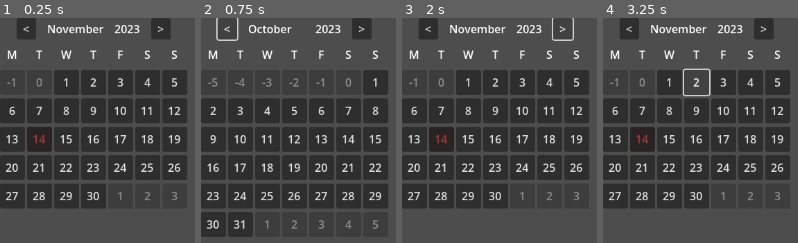
Above: before the commit, frames 1-4 (left to right).
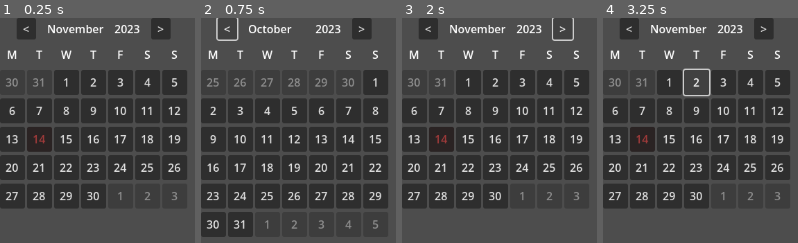
Above: after the commit, the same moments.

Repository: Arctia/Godot-4.1-CalendarAgenda-Addon
Game: Godot game, scene res://src/calendar.tscn
The game is run twice, just before and just after one commit, with the same random seed, the same clock (stepped at 60 frames per second) and the same inputs. The project has no main scene, so this scene is started directly.
Inputs:
- Up to frame 1 (0.25 s): no input
- Up to frame 2 (0.75 s): click "<" at 0.5 s
- Up to frame 3 (2 s): click ">" at 1.25 s
- Up to frame 4 (3.25 s): click "1" at 2 s; click "2" at 2.75 s

The runs differ from the first frame. In frame 1, 0.3% of the frame differs, in the area x 3-23%, y 26-31%; in frame 2, 0.7%, in the area x 3-79%, y 26-31%; in frame 3, 0.3%; in frame 4, 0.3%.

Commit message:
add: correct previous month days number. Fix: display an entire next month week disabled

Diff:
--- a/src/calendar.gd
+++ b/src/calendar.gd
@@ -64,10 +64,17 @@
 		day.size_flags_vertical = Control.SIZE_EXPAND_FILL
 		%DaysContainer.add_child(day)
 
+func get_previous_month_days(datetime:Dictionary) -> int:
+	var datet:Dictionary = datetime.duplicate()
+	datet.month -= 1
+	if datet.month == 0: datet.month = 12
+	return date.get_month_days(datet)
+
 func _calc_days_number(temp_date:Dictionary = {}) -> void:
 	if temp_date.is_empty(): temp_date = date.today
 	var first_day = date.first_day_of_the_month(temp_date)
 	var month_days = date.get_month_days(temp_date)
+	var previous_month_days = get_previous_month_days(temp_date)
 
 	var temp_date2 = temp_date.duplicate()
 	var month_end:bool = false
@@ -77,13 +84,14 @@
 	var out:int = 1
 	for child in %DaysContainer.get_children():
 		# connect press to signal
+		month_end = false
 		if child.day_pressed.is_connected(self.day_pressed):
 			child.disconnect("day_pressed", self.day_pressed)
 		var day_n = i - first_day
 		if day_n > month_days:
 			day_n = i - month_days - 6
 			month_end = true
-			if i < 36: end_before_last_week = true
+			if i < 37: end_before_last_week = true
 		if month_end == false and 0 < day_n:
 			child.day_pressed.connect(self.day_pressed)
 		if not month_end:
@@ -91,8 +99,10 @@
 		if month_end:
 			day_n = out
 			out += 1
-		if end_before_last_week and i > 35:
-			invisible = true
+		if end_before_last_week and i > 35: invisible = true
+		if day_n < 1:
+			day_n = previous_month_days + day_n
+			month_end = true
 		child._initialize(day_n, date.is_today(temp_date2), month_end, invisible)
 		i += 1
 
